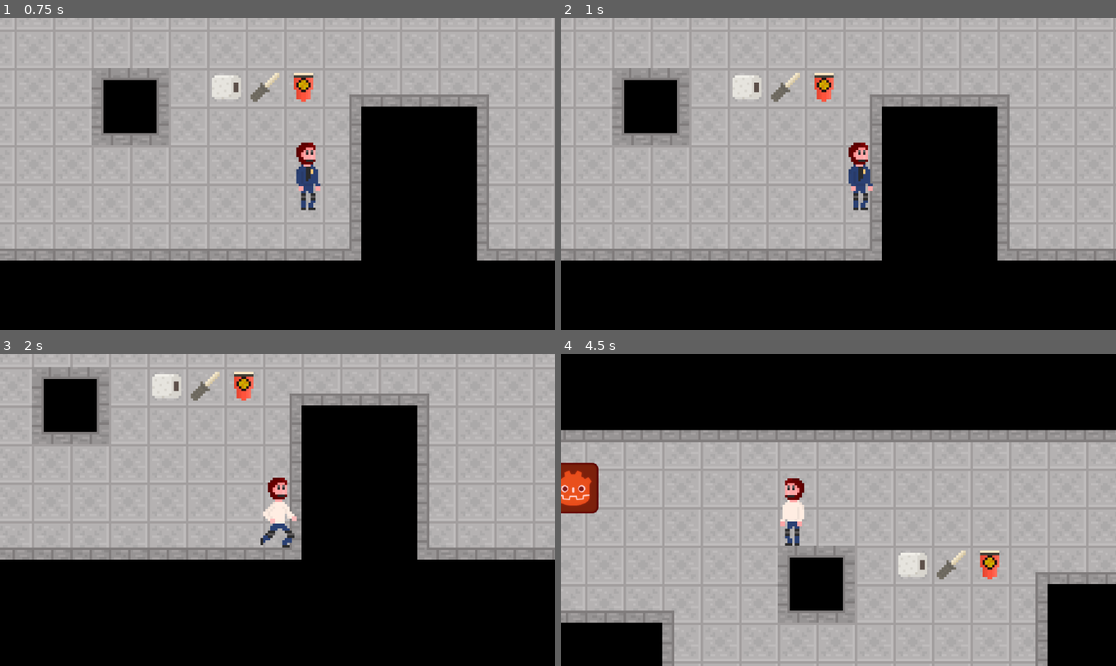
Above: before the commit, frames 1-4 (two rows, left to right).
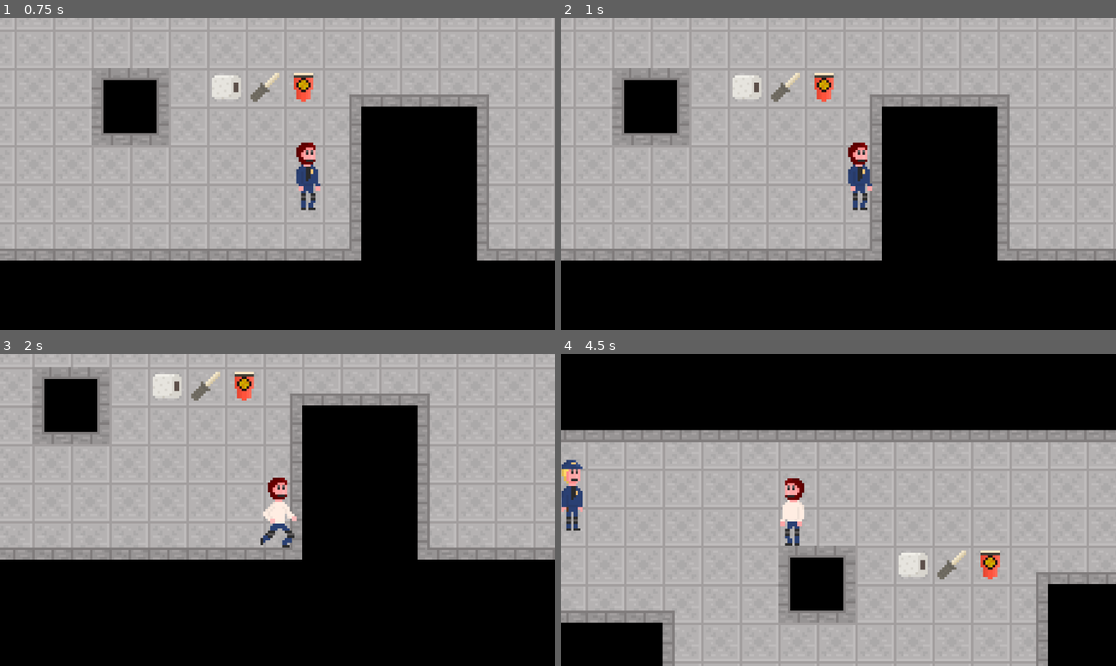
Above: after the commit, the same moments.

Repository: Bobbybear007/WinterGameJam2024
Game: Godot game, scene res://Scenes/Game/Game.tscn
The game is run twice, just before and just after one commit, with the same random seed, the same clock (stepped at 60 frames per second) and the same inputs.
Inputs:
- Up to frame 1 (0.75 s): tap Enter at 0.5 s; hold D (Right) from 0.53 s (still down); tap H (HatToggle) at 0.6 s
- Up to frame 2 (1 s): keep holding D (Right)
- Up to frame 3 (2 s): release D (Right) at 1.28 s; hold S (Down) from 1.28 s (still down); tap J (JacketToggle) at 1.35 s
- Up to frame 4 (4.5 s): release S (Down) at 2.03 s; hold D (Right) 2.03-2.78 s; tap H (HatToggle) at 2.1, 3.6 s; tap Space at 2.75 s; hold W (Up) 2.78-3.53 s; tap J (JacketToggle) at 2.85, 4.35 s; hold A (Left) from 3.53 s (still down)

Frame 1 is identical in both runs. In frame 2, 0.1% of the frame differs, in the area x 51-57%, y 39-62%; in frame 3, 0.8%; in frame 4, 1.9%, in the area x 0-92%, y 25-100%.

Commit message:
enemy idle

Diff:
--- a/new-game-project/Scenes/Game/Game.tscn
+++ b/new-game-project/Scenes/Game/Game.tscn
@@ -86,5 +86,6 @@
 position = Vector2(-8, -56)
 
 [node name="Enemy" parent="." instance=ExtResource("6_3li37")]
-position = Vector2(-149, -88)
+position = Vector2(-150, -85)
 sus_time = 7
+short_sus_time = null
--- a/new-game-project/Scenes/Objects/Enemy.tscn
+++ b/new-game-project/Scenes/Objects/Enemy.tscn
@@ -1,25 +1,78 @@
-[gd_scene load_steps=5 format=3 uid="uid://cfmyw8nekaytx"]
+[gd_scene load_steps=12 format=3 uid="uid://cfmyw8nekaytx"]
 
 [ext_resource type="Script" path="res://_Scripts/Enemy/enemy.gd" id="1_2edp1"]
-[ext_resource type="Texture2D" uid="uid://8n6hyqfxymrq" path="res://Sprites/icon/BadIcon.png" id="1_7ww3q"]
+[ext_resource type="Texture2D" uid="uid://dns07gaacgkw2" path="res://Sprites/Guards/Guard1.png" id="3_31s6v"]
 
-[sub_resource type="RectangleShape2D" id="RectangleShape2D_joxw3"]
-size = Vector2(22, 22)
+[sub_resource type="CapsuleShape2D" id="CapsuleShape2D_jhp3a"]
+radius = 4.0
 
 [sub_resource type="CircleShape2D" id="CircleShape2D_73a0k"]
 radius = 54.0
+
+[sub_resource type="AtlasTexture" id="AtlasTexture_mlw4m"]
+atlas = ExtResource("3_31s6v")
+region = Rect2(0, 0, 32, 32)
+
+[sub_resource type="AtlasTexture" id="AtlasTexture_ykjs4"]
+atlas = ExtResource("3_31s6v")
+region = Rect2(32, 0, 32, 32)
+
+[sub_resource type="AtlasTexture" id="AtlasTexture_5exdh"]
+atlas = ExtResource("3_31s6v")
+region = Rect2(64, 0, 32, 32)
+
+[sub_resource type="AtlasTexture" id="AtlasTexture_j43oc"]
+atlas = ExtResource("3_31s6v")
+region = Rect2(0, 32, 32, 32)
+
+[sub_resource type="AtlasTexture" id="AtlasTexture_3g1i6"]
+atlas = ExtResource("3_31s6v")
+region = Rect2(32, 32, 32, 32)
+
+[sub_resource type="AtlasTexture" id="AtlasTexture_r0s1h"]
+atlas = ExtResource("3_31s6v")
+region = Rect2(64, 32, 32, 32)
+
+[sub_resource type="SpriteFrames" id="SpriteFrames_c4hwu"]
+animations = [{
+"frames": [{
+"duration": 1.0,
+"texture": SubResource("AtlasTexture_mlw4m")
+}, {
+"duration": 1.0,
+"texture": SubResource("AtlasTexture_ykjs4")
+}, {
+"duration": 1.0,
+"texture": SubResource("AtlasTexture_5exdh")
+}],
+"loop": true,
+"name": &"Idle",
+"speed": 2.0
+}, {
+"frames": [{
+"duration": 1.0,
+"texture": SubResource("AtlasTexture_j43oc")
+}, {
+"duration": 1.0,
+"texture": SubResource("AtlasTexture_3g1i6")
+}, {
+"duration": 1.0,
+"texture": SubResource("AtlasTexture_r0s1h")
+}, {
+"duration": 1.0,
+"texture": SubResource("AtlasTexture_3g1i6")
+}],
+"loop": true,
+"name": &"Move",
+"speed": 7.0
+}]
 
 [node name="Enemy" type="CharacterBody2D"]
 script = ExtResource("1_2edp1")
 speed = 60
 
-[node name="BadIcon" type="Sprite2D" parent="."]
-position = Vector2(3.8147e-06, -3.8147e-06)
-scale = Vector2(0.164063, 0.164063)
-texture = ExtResource("1_7ww3q")
-
 [node name="CollisionShape2D" type="CollisionShape2D" parent="."]
-shape = SubResource("RectangleShape2D_joxw3")
+shape = SubResource("CapsuleShape2D_jhp3a")
 
 [node name="DetectionArea" type="Area2D" parent="."]
 collision_layer = 2
@@ -28,5 +81,11 @@
 [node name="CollisionShape2D" type="CollisionShape2D" parent="DetectionArea"]
 shape = SubResource("CircleShape2D_73a0k")
 
+[node name="GuardBase" type="AnimatedSprite2D" parent="."]
+scale = Vector2(0.976563, 0.984375)
+sprite_frames = SubResource("SpriteFrames_c4hwu")
+animation = &"Idle"
+autoplay = "Idle"
+
 [connection signal="body_entered" from="DetectionArea" to="." method="_on_detection_area_body_entered"]
 [connection signal="body_exited" from="DetectionArea" to="." method="_on_detection_area_body_exited"]
--- a/new-game-project/Scenes/Objects/Player.tscn
+++ b/new-game-project/Scenes/Objects/Player.tscn
@@ -7,7 +7,6 @@
 
 [sub_resource type="CapsuleShape2D" id="CapsuleShape2D_0g2ll"]
 radius = 4.625
-height = 28.0
 
 [sub_resource type="AtlasTexture" id="AtlasTexture_0bge6"]
 atlas = ExtResource("2_65e5a")
@@ -190,7 +189,7 @@
 speed = 100
 
 [node name="CollisionShape2D" type="CollisionShape2D" parent="."]
-position = Vector2(0.375, 1)
+position = Vector2(0.5, 0)
 shape = SubResource("CapsuleShape2D_0g2ll")
 
 [node name="Visuals" type="Node2D" parent="."]
--- a/new-game-project/_Scripts/Enemy/enemy.gd
+++ b/new-game-project/_Scripts/Enemy/enemy.gd
@@ -3,6 +3,9 @@
 @export var sus_time = 4
 @export var short_sus_time = 2
 @export var speed = 25
+
+
+
 var player_chase = false
 var player = null
 var first_detection = true
